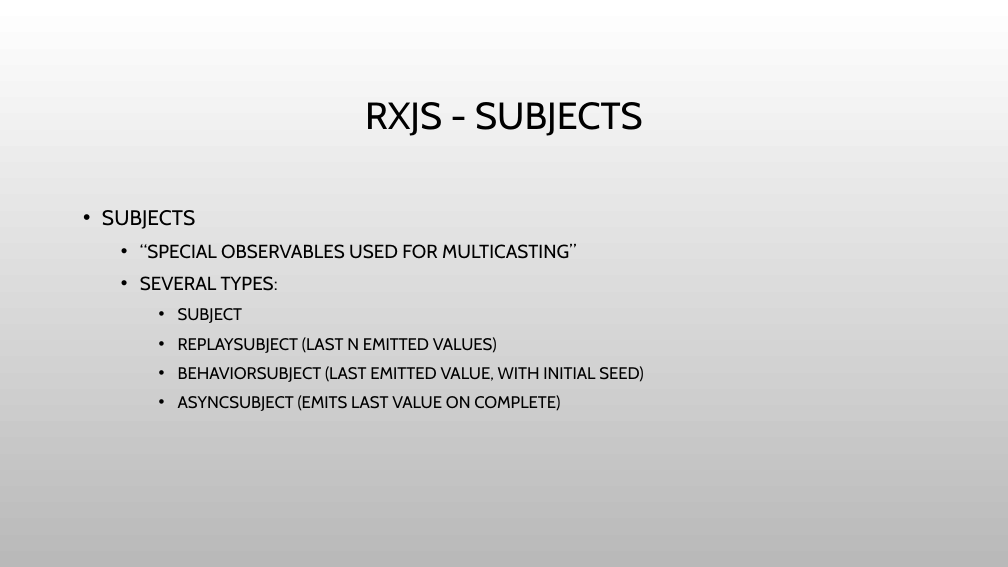
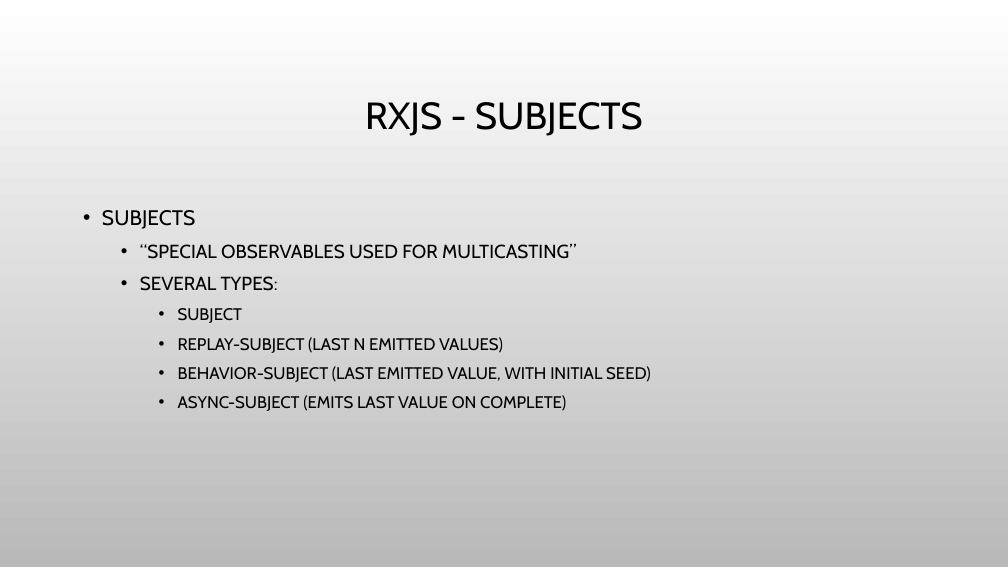
Before and after one commit to bertleemput/reactive-demo, a slide deck: slide 9 of Reactive Programming.pptx (slide 10 before the commit). Drawn at 1008x567 pixels with LibreOffice and Linux fonts; fonts in the diff are those of the drawing; background and template pictures are left out. Boxes give left, top, right and bottom in pixels: in the first picture for what was removed or moved away, otherwise in the second. Text is boxed around its words. In the diff, an @@ line names an element or a change of style, - is before the commit and + after.

```diff
--- a/Reactive Programming.pptx
+++ b/Reactive Programming.pptx
@@ text at (x1=178, y1=337, x2=650, y2=411): text changed @@
-    • REPLAYSUBJECT (LAST N EMITTED VALUES)
-    • BEHAVIORSUBJECT (LAST EMITTED VALUE, WITH INITIAL SEED)
-    • ASYNCSUBJECT (EMITS LAST VALUE ON COMPLETE)
+    • REPLAY-SUBJECT (LAST N EMITTED VALUES)
+    • BEHAVIOR-SUBJECT (LAST EMITTED VALUE, WITH INITIAL SEED)
+    • ASYNC-SUBJECT (EMITS LAST VALUE ON COMPLETE)
```
Also in this commit, not shown: 4 other slides changed, 1 slide added, 4 slides removed, 3 other files.
